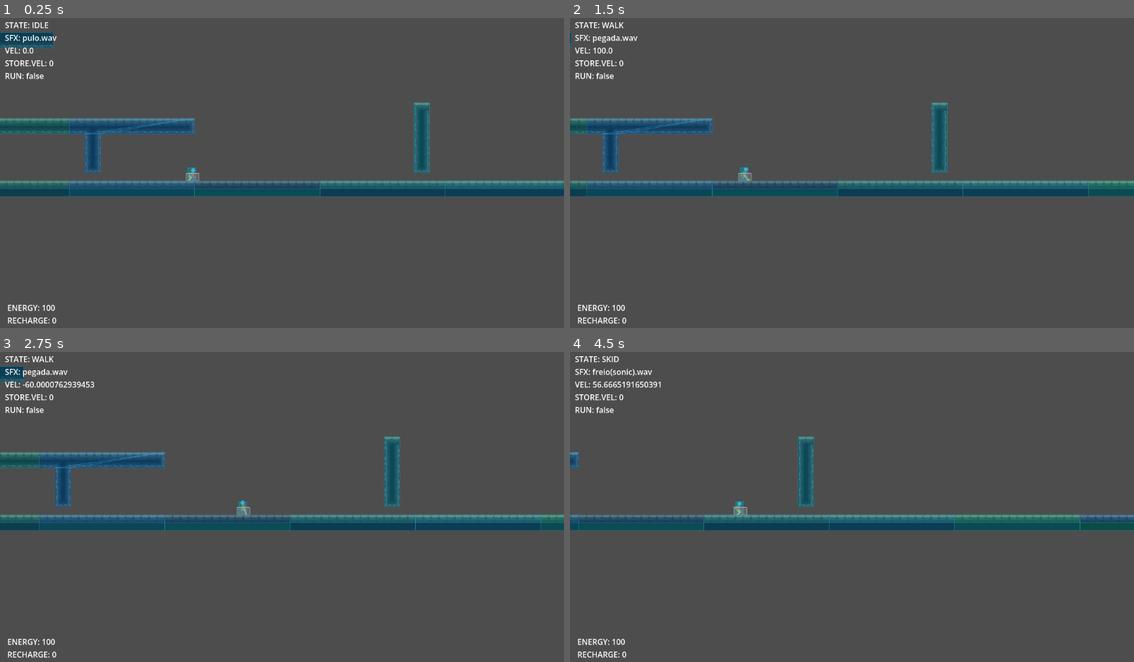
Above: before the commit, frames 1-4 (two rows, left to right).
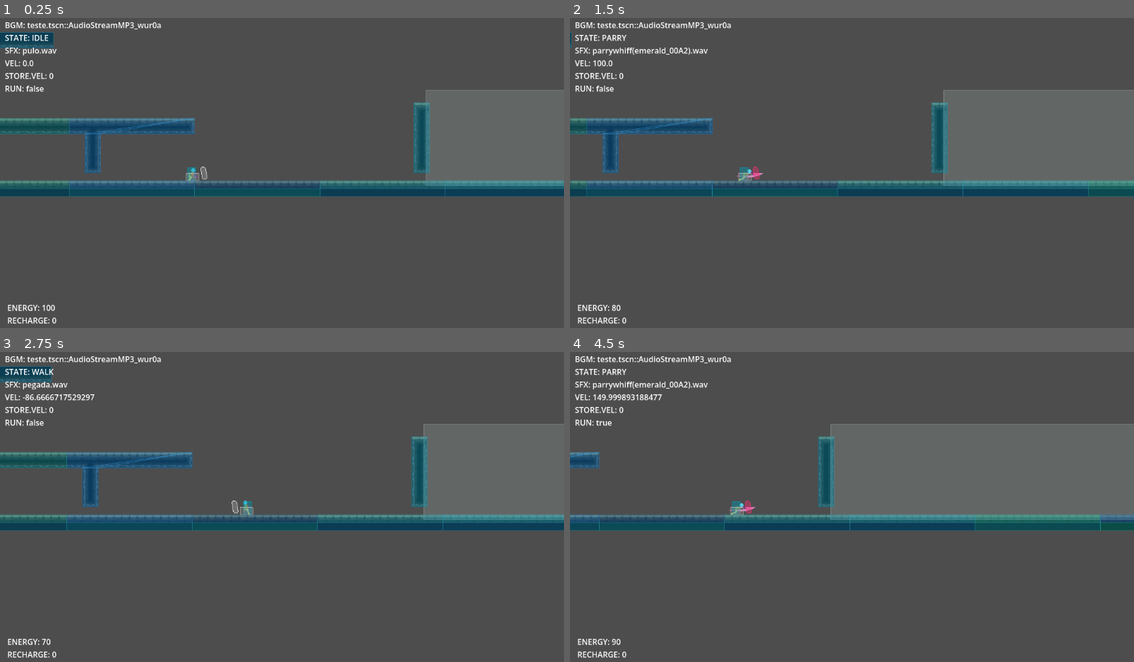
Above: after the commit, the same moments.

Repository: flanderszao/gamedev-delivery
Game: Godot game, scene res://teste.tscn
Two runs of this game, one before a commit and one after it. Both use one fixed random seed, a clock stepped at 60 frames per second and the inputs below.
Inputs (mouse positions are in pixels of both pictures, inside the frame that each line leads up to):
- Up to frame 1 (0.25 s): no input
- Up to frame 2 (1.5 s): move the mouse to (976, 157) at 0.52 s; hold Right (right) from 0.53 s (still down); tap Shift (a_button) at 0.6 s; tap Space (ui_select) at 0.77 s; tap Z (b_button, bound only after the commit) at 0.8, 1.35 s; move the mouse to (739, 188) at 1.27 s
- Up to frame 3 (2.75 s): tap Space (ui_select) at 1.52 s; tap Shift (a_button) at 1.55, 2.1 s; move the mouse to (338, 435) at 2.02 s; release Right (right) at 2.03 s; hold Left (left) from 2.03 s (still down); tap Z (b_button, bound only after the commit) at 2.3 s
- Up to frame 4 (4.5 s): move the mouse to (823, 569) at 2.77 s; release Left (left) at 2.78 s; hold Right (right) 2.78-4.28 s; tap Z (b_button, bound only after the commit) at 2.85, 3.8, 4.35 s; tap Space (ui_select) at 3.02, 3.77 s; tap Shift (a_button) at 3.05, 3.6 s; move the mouse to (1021, 553) at 3.52 s; tap 1 (debug_1, bound only after the commit) at 4.15 s; move the mouse to (682, 460) at 4.27 s; hold Left (left) from 4.28 s (still down)

The runs differ from the first frame. In frame 1, 7.9% of the frame differs, in the area x 0-100%, y 1-55%; in frame 2, 11%; in frame 3, 11%; in frame 4, 19%, in the area x 0-100%, y 1-95%.

Commit message:
Diversas mudanças, em diversos comporatmentos Mudança em alguns nomes de nodos e afins Adição preliminar de mecânica de Parry Adição de comportamento que muda posição das colisões Separação de Soundize para Script próprio em mc_sfx.gd Criação de uma área que muda aspectos do jogo Possivelmente outras coisas que esqueci de anotar

Diff:
--- /dev/null
+++ b/area1.gd
@@ -0,0 +1,39 @@
+extends Area2D
+
+@export var player_path: NodePath = ^"../Personagem"
+@export var musica_path: NodePath = ^"../MusicaDeFundo"
+@export var bgm_area1: AudioStream = preload("res://SoundsAssets/sf3alex.mp3")
+
+@onready var player: Node2D = get_node_or_null(player_path)
+@onready var musica: AudioStreamPlayer = get_node_or_null(musica_path)
+@onready var area_camera: Camera2D = $CameraArea
+
+func _ready():
+	body_entered.connect(_on_body_entered)
+	body_exited.connect(_on_body_exited)
+
+func _on_body_entered(body):
+	if body != player:
+		return
+
+	_set_player_camera(false)
+	area_camera.enabled = true
+
+	if bgm_area1 != null and musica != null and musica.stream != bgm_area1:
+		musica.stream = bgm_area1
+		musica.play()
+
+func _on_body_exited(body):
+	if body != player:
+		return
+
+	area_camera.enabled = false
+	_set_player_camera(true)
+
+func _set_player_camera(enabled: bool):
+	if player == null:
+		return
+
+	var player_camera = player.get("camera")
+	if player_camera is Camera2D:
+		player_camera.enabled = enabled
--- /dev/null
+++ b/mc_sfx.gd
@@ -0,0 +1,68 @@
+extends AudioStreamPlayer2D
+
+enum State { #estados que o personagem pode estar, relevante para sprites
+	IDLE,
+	WALK,
+	RUN,
+	SKID,
+	JUMP,
+	FRONTJUMP,
+	WALLGRAB,
+	SLIDE,
+	PARRY
+	#FALL,
+	#HURT,
+	#DEATH
+}
+
+var pulo_sfx = preload("res://SoundsAssets/pulo.wav")
+var pegada_sfx = preload("res://SoundsAssets/pegada.wav")
+var freio_sfx = preload("res://SoundsAssets/freio(sonic).wav")
+var parrywhiff_sfx = preload("res://SoundsAssets/parrywhiff(emerald_00A2).wav")
+var parryhit_sfx = preload("res://SoundsAssets/parryhit(emerald_00AF).wav")
+
+var step_timer := 0
+
+func soundize(state, state_frames, delta):
+	match state:
+		State.JUMP:
+			if state_frames == 0:
+				stream = pulo_sfx
+				play()
+
+		State.FRONTJUMP:
+			if state_frames == 0:
+				stream = pulo_sfx
+				play()
+
+		State.SKID:
+			if state_frames == 7:
+				stream = freio_sfx
+				play()
+
+		State.SLIDE:
+			if state_frames == 7:
+				stream = freio_sfx
+				play()
+
+		State.RUN:
+			step_timer -= delta
+			if step_timer <= 0:
+				stream = pegada_sfx
+				play()
+				step_timer = 20
+
+		State.WALK:
+			step_timer -= delta
+			if step_timer <= 0:
+				stream = pegada_sfx
+				play()
+				step_timer = 30
+
+		State.PARRY:
+			if state_frames == 0:
+				stream = parrywhiff_sfx
+				play()
+
+		_:
+			pass
--- /dev/null
+++ b/mc_sprites.gd
@@ -0,0 +1,54 @@
+extends AnimatedSprite2D
+
+enum State { #estados que o personagem pode estar, relevante para sprites
+	IDLE,
+	WALK,
+	RUN,
+	SKID,
+	JUMP,
+	FRONTJUMP,
+	WALLGRAB,
+	SLIDE,
+	PARRY
+	#FALL,
+	#HURT,
+	#DEATH
+}
+
+func animate(state):
+	match state:
+		State.JUMP:
+			if animation != "Jump":
+				play("Jump")
+
+		State.FRONTJUMP:
+			if animation != "FrontJump":
+				play("FrontJump")
+
+		State.WALLGRAB:
+			if animation != "WallGrab":
+				play("WallGrab")
+
+		State.SKID:
+			if animation != "Skid":
+				play("Skid")
+
+		State.SLIDE:
+			if animation != "Slide":
+				play("Slide")
+
+		State.RUN:
+			if animation != "Run":
+				play("Run")
+
+		State.WALK:
+			if animation != "Walk":
+				play("Walk")
+
+		State.PARRY:
+			if animation != "Parry":
+				play("Parry")
+
+		State.IDLE:
+			if animation != "Idle":
+				play("Idle")
--- a/personagem.gd
+++ b/personagem.gd
@@ -8,14 +8,17 @@
 @export var acceleration := 200.0 #aceleração
 @export var ground_friction := 400.0 #fricção de movimento
 @export var skid_friction := 900.0 #fricção de freio
+@export var parry_duration := 0.25 #janela de parry em segundos
 
 @export var camera_offset_x := 100
 
-@onready var sprite = $Sprites
-@onready var sfx = $SFX
-@onready var camera = $Camera
-@onready var colisao1 = $DePe
-@onready var colisao2 = $Agachado
+@onready var sprite = $mc_Sprites
+@onready var sfx = $mc_SFX
+@onready var camera = $mc_Camera
+
+@onready var caixape = $mc_DPe
+@onready var caixaagch = $mc_Agch
+@onready var caixaprry = $mc_Prry
 
 @export var wants_run = false #trava de corrida do personagem
 
@@ -27,7 +30,11 @@
 	JUMP,
 	FRONTJUMP,
 	WALLGRAB,
-	SLIDE
+	SLIDE,
+	PARRY
+	#FALL,
+	#HURT,
+	#DEATH
 }
 
 enum FACE {
@@ -35,28 +42,36 @@
 	Left
 }
 
-var pulo_sfx = preload("res://SoundsAssets/pulo.wav")
-var pegada_sfx = preload("res://SoundsAssets/pegada.wav")
-var freio_sfx = preload("res://SoundsAssets/freio(sonic).wav")
-
 @export var state = State.IDLE #estado atual do personagem
-var last_state = state #último estado do personagem
+var last_state := [State.IDLE, State.IDLE] # [0] ultimo estado (pode ser o mesmo que o atual), [1] estado anterior (não pode ser o mesmo que o atual)
 var state_frames := 0 #há quanto tempo está no mesmo state
 
 var turn_lock_time := 0.0 #trava de movimento
+var parry_time_left := 0.0 #trava de parry
+
 var stored_velocity := 0 #velocidade guardada, relevante pra momentum
-var recharge := 0.0
-var energy := 100
-
-var step_timer := 0 #para pegadas
-
-var face = FACE.Right
+
+var recharge := 0.0 #variável de recarga
+var energy := 100.0 #variável de energia
+
+var face = FACE.Right #Personagem inicia olhando para o lado direito
+var caixape_base_pos := Vector2.ZERO
+var caixaagch_base_pos := Vector2.ZERO
+var caixaprry_base_pos := Vector2.ZERO
+var collision_flip_pivot_x := 0.0 #para guardar posições das caixas de colisão
+
+func _ready():
+	caixape_base_pos = caixape.position
+	caixaagch_base_pos = caixaagch.position
+	caixaprry_base_pos = caixaprry.position
+	collision_flip_pivot_x = sprite.position.x
+	update_face(0) #guardar posição inicial das caixas de colisão
 
 func _physics_process(delta):
 	var input_direction := Input.get_axis("left", "right")
 
 	get_input()
-	update_state(input_direction)
+	update_state(input_direction, delta)
 	update_collision()
 
 	if turn_lock_time > 0:
@@ -70,27 +85,39 @@
 	move_and_slide()
 	animate()
 
-	if state == last_state:
+	if state == last_state[0]:
 		state_frames += 1
 	else:
 		state_frames = 0
-
-	last_state = state
-
-	soundize(delta)
+		last_state[1] = last_state[0]
+		last_state[0] = state
+
+	sfx.soundize(state, state_frames, delta)
 
 
 func get_input():
+	if Input.is_action_just_pressed("debug_1"):
+		energy = 100
+
+	if Input.is_action_just_pressed("b_button") and energy >= 10:
+		state = State.PARRY
+		parry_time_left = parry_duration
+		energy -= 10
+		return
+
+	if state == State.PARRY:
+		return
+
 	if Input.is_action_just_pressed("a_button"): #gatilho de corrida
 		if state == State.SLIDE and can_exit_slide():
-			state = State.RUN
+			state = State.RUN #sair de um slide para uma corrida
 		wants_run = true
 
 	if Input.is_action_pressed("down") and state == State.RUN:
 		state = State.SLIDE
 		turn_lock_time = 0.3
 
-	if Input.is_action_just_pressed("up") and is_on_floor() and energy>10: #pulo
+	if Input.is_action_just_pressed("up") and is_on_floor() and energy >= 10: #pulo
 		if state == State.SLIDE and not can_exit_slide():
 			return
 		if state == State.RUN or state == State.SLIDE:
@@ -101,9 +128,17 @@
 		velocity.y = jump_speed
 
 
-func update_state(input_direction):
-	if is_skidding(input_direction): #desativa corrida se freiar
-		wants_run = false
+func update_state(input_direction, delta):
+	#if is_skidding(input_direction): #desativa corrida se freiar
+		#wants_run = false
+
+	if state == State.PARRY:
+		parry_time_left = max(parry_time_left - delta, 0.0)
+		if parry_time_left > 0.0:
+			caixaprry.disabled = false
+			return
+		caixaprry.disabled = true
+		state = State.IDLE
 
 	if state == State.SLIDE:
 		if not is_on_floor() and energy > 10:
@@ -132,7 +167,7 @@
 			stored_velocity = abs(velocity.x)
 			return
 
-		if last_state == State.RUN:
+		if last_state[0] == State.RUN:
 				state = State.FRONTJUMP
 				return
 		elif energy > 10:
@@ -203,30 +238,27 @@
 
 	sprite.flip_h = (face == FACE.Left)
 
+	if face == FACE.Right:
+		caixape.position.x = caixape_base_pos.x
+		caixaagch.position.x = caixaagch_base_pos.x
+		caixaprry.position.x = caixaprry_base_pos.x
+	else:
+		caixape.position.x = (2.0 * collision_flip_pivot_x) - caixape_base_pos.x
+		caixaagch.position.x = (2.0 * collision_flip_pivot_x) - caixaagch_base_pos.x
+		caixaprry.position.x = (2.0 * collision_flip_pivot_x) - caixaprry_base_pos.x
+
 func update_collision():
+	#if state == State.PARRY:
+		#caixaprry.disabled = false
+	#else:
+		#caixaprry.disabled = true
+
 	if state == State.SLIDE:
-		colisao1.disabled = true
-		colisao2.disabled = false
-	else:
-		colisao1.disabled = false
-		colisao2.disabled = true
-
-
-func can_exit_slide() -> bool:
-	if not is_on_floor():
-		return true
-
-	if colisao1 == null or colisao1.shape == null:
-		return true
-
-	var params := PhysicsShapeQueryParameters2D.new()
-	params.shape = colisao1.shape
-	params.transform = colisao1.global_transform
-	params.collision_mask = collision_mask
-	params.exclude = [self]
-
-	var hits := get_world_2d().direct_space_state.intersect_shape(params, 1)
-	return hits.is_empty()
+		caixape.disabled = true
+		caixaagch.disabled = false
+	else:
+		caixape.disabled = false
+		caixaagch.disabled = true
 
 func update_camera():
 	var base = 80 if face == FACE.Right else -80
@@ -238,11 +270,11 @@
 		camera.offset.x = lerp(camera.offset.x, target, 0.1)
 
 func update_energy(delta):
+	if energy > 100:
+		energy = move_toward(energy, 100, 1 * delta)
+
 	if state == State.SKID and state_frames == 0:
-		if energy + recharge > 100:
-			energy = 100
-		else:
-			energy += int(recharge)
+		energy += int(recharge)
 		recharge = 0
 		return
 
@@ -251,6 +283,21 @@
 	elif state != State.WALLGRAB:
 		recharge = move_toward(recharge, 0, 5 * delta)
 
+func can_exit_slide() -> bool:
+	if not is_on_floor():
+		return true
+
+	if caixape == null or caixape.shape == null:
+		return true
+
+	var params := PhysicsShapeQueryParameters2D.new()
+	params.shape = caixape.shape
+	params.transform = caixape.global_transform
+	params.collision_mask = collision_mask
+	params.exclude = [self]
+
+	var hits := get_world_2d().direct_space_state.intersect_shape(params, 1)
+	return hits.is_empty()
 
 func is_skidding(input_direction):
 	if is_on_floor():
@@ -269,7 +316,7 @@
 	velocity.y = jump_speed
 
 	state = State.FRONTJUMP
-	last_state = State.RUN
+	last_state[0] = State.RUN
 	sprite.flip_h = wall_dir < 0
 	turn_lock_time = 0.2
 
@@ -288,8 +335,8 @@
 				sprite.play("WallGrab")
 
 		State.SKID:
-			if sprite.animation != "Stop":
-				sprite.play("Stop")
+			if sprite.animation != "Skid":
+				sprite.play("Skid")
 
 		State.SLIDE:
 			if sprite.animation != "Slide":
@@ -302,53 +349,12 @@
 		State.WALK:
 			if sprite.animation != "Walk":
 				sprite.play("Walk")
+
+		State.PARRY:
+			if sprite.animation != "Parry":
+				sprite.play("Parry")
 
 		State.IDLE:
 			wants_run=false
 			if sprite.animation != "Idle":
 				sprite.play("Idle")
-
-func soundize(delta):
-	match state:
-		State.JUMP:
-			if state_frames == 0:
-				sfx.stream = pulo_sfx
-				sfx.play()
-
-		State.FRONTJUMP:
-			if state_frames == 0:
-				sfx.stream = pulo_sfx
-				sfx.play()
-
-		State.WALLGRAB:
-			pass
-
-		State.SKID:
-			if state_frames == 7:
-				sfx.stream = freio_sfx
-				sfx.play()
-
-		State.SLIDE:
-			if state_frames == 7:
-				sfx.stream = freio_sfx
-				sfx.play()
-
-		State.RUN:
-			step_timer -= delta
-			if step_timer <= 0:
-				sfx.stream = pegada_sfx
-				sfx.play()
-				step_timer = 20
-
-		State.WALK:
-			step_timer -= delta
-			if step_timer <= 0:
-				sfx.stream = pegada_sfx
-				sfx.play()
-				step_timer = 30
-
-		State.IDLE:
-			pass
-
-		_:
-			pass
--- a/project.godot
+++ b/project.godot
@@ -46,6 +46,16 @@
 "events": [Object(InputEventKey,"resource_local_to_scene":false,"resource_name":"","device":-1,"window_id":0,"alt_press …(195 unchanged characters)…
 ]
 }
+b_button={
+"deadzone": 0.2,
+"events": [Object(InputEventKey,"resource_local_to_scene":false,"resource_name":"","device":-1,"window_id":0,"alt_pressed":false,"shift_pressed":false,"ctrl_pressed":false,"meta_pressed":false,"pressed":false,"keycode":0,"physical_keycode":90,"key_label":0,"unicode":122,"location":0,"echo":false,"script":null)
+]
+}
+debug_1={
+"deadzone": 0.2,
+"events": [Object(InputEventKey,"resource_local_to_scene":false,"resource_name":"","device":-1,"window_id":0,"alt_pressed":false,"shift_pressed":false,"ctrl_pressed":false,"meta_pressed":false,"pressed":false,"keycode":0,"physical_keycode":49,"key_label":0,"unicode":49,"location":0,"echo":false,"script":null)
+]
+}
 
 [physics]
 
--- a/teste.gd
+++ b/teste.gd
@@ -3,20 +3,23 @@
 @onready var player = $Personagem
 @onready var debug_label = $CanvasLayer/DebugLabel
 @onready var gameplay_label = $CanvasLayer/GameplayLabel
+
+@onready var area1 = $Area1
 @onready var musica = $MusicaDeFundo
 
 func _ready():
 	print("Level loaded")
 	get_tree().debug_collisions_hint = true
-	musica.stream = preload("res://SoundsAssets/sf3alex.mp3")
-	musica.play()
+	#musica.stream = preload("res://SoundsAssets/sf3alex.mp3")
+	#musica.play()
 
-func _process(delta):
+func _process(_delta):
 	gameplay_label.text = "ENERGY: %s\nRECHARGE: %s" % [
-		player.energy,
+		int(player.energy),
 		int(player.recharge)
 	]
-	debug_label.text = "STATE: %s\nSFX: %s\nVEL: %s\nSTORE.VEL: %s\nRUN: %s" % [
+	debug_label.text = "BGM: %s\nSTATE: %s\nSFX: %s\nVEL: %s\nSTORE.VEL: %s\nRUN: %s" % [
+		get_bgm_name(),
 		get_state_name(),
 		get_sfx_name(),
 		player.velocity.x,
@@ -34,6 +37,7 @@
 		player.State.FRONTJUMP: return "FRONTJUMP"
 		player.State.WALLGRAB: return "WALLGRAB"
 		player.State.SLIDE: return "SLIDE"
+		player.State.PARRY: return "PARRY"
 	return "UNKNOWN"
 
 func get_sfx_name():
@@ -41,3 +45,9 @@
 	if stream == null:
 		return "NONE"
 	return stream.resource_path.get_file()
+
+func get_bgm_name():
+	var stream = musica.stream
+	if stream == null:
+		return "NONE"
+	return stream.resource_path.get_file()
--- a/teste.tscn
+++ b/teste.tscn
@@ -13,8 +13,12 @@
 [ext_resource type="Texture2D" uid="uid://b3uunvfoomh5o" path="res://SpriteWork/2D-Pixel-Art-Character-Template/Dash/dash.png" id="6_ul6x0"]
 [ext_resource type="Texture2D" uid="uid://b5wywobjh5fos" path="res://Tiles/GandalfHardcore City Tiles/Building Tiles 32x32.png" id="7_ddwwg"]
 [ext_resource type="Texture2D" uid="uid://bbq1ww5jbjfka" path="res://SpriteWork/2D-Pixel-Art-Character-Template/Hurt-Damaged/Player Hurt 48x48.png" id="7_wur0a"]
+[ext_resource type="Texture2D" uid="uid://8qs514s2xom6" path="res://SpriteWork/2D-Pixel-Art-Character-Template/Katana Attack-Sheathe/player katana attack-sheathe 80x64.png" id="9_b8d7n"]
 [ext_resource type="Texture2D" uid="uid://bpogwxva0s5n4" path="res://SpriteWork/2D-Pixel-Art-Character-Template/Wall Land/player wall land 48x48.png" id="10_suirj"]
 [ext_resource type="Texture2D" uid="uid://4kea8kj0xdhs" path="res://SpriteWork/2D-Pixel-Art-Character-Template/Slide/Player Slide 48x48.png" id="13_wur0a"]
+[ext_resource type="Script" uid="uid://gex4itwc6dvo" path="res://mc_sfx.gd" id="15_63wb4"]
+[ext_resource type="Script" uid="uid://v2hai1allj4g" path="res://mc_sprites.gd" id="15_gir6c"]
+[ext_resource type="Script" uid="uid://cwvyb0umlf1ok" path="res://area1.gd" id="19_46aar"]
 
 [sub_resource type="AtlasTexture" id="AtlasTexture_qshiq"]
 atlas = ExtResource("3_nh4wr")
@@ -168,6 +172,22 @@
 atlas = ExtResource("3_cgmdw")
 region = Rect2(48, 0, 48, 48)
 
+[sub_resource type="AtlasTexture" id="AtlasTexture_upsst"]
+atlas = ExtResource("9_b8d7n")
+region = Rect2(0, 0, 80, 64)
+
+[sub_resource type="AtlasTexture" id="AtlasTexture_xxucl"]
+atlas = ExtResource("9_b8d7n")
+region = Rect2(80, 0, 80, 64)
+
+[sub_resource type="AtlasTexture" id="AtlasTexture_kjpkr"]
+atlas = ExtResource("9_b8d7n")
+region = Rect2(160, 0, 80, 64)
+
+[sub_resource type="AtlasTexture" id="AtlasTexture_5y1qs"]
+atlas = ExtResource("9_b8d7n")
+region = Rect2(240, 0, 80, 64)
+
 [sub_resource type="AtlasTexture" id="AtlasTexture_63wb4"]
 atlas = ExtResource("3_4iivt")
 region = Rect2(0, 0, 48, 48)
@@ -200,6 +220,22 @@
 atlas = ExtResource("3_4iivt")
 region = Rect2(336, 0, 48, 48)
 
+[sub_resource type="AtlasTexture" id="AtlasTexture_mgfjd"]
+atlas = ExtResource("6_ul6x0")
+region = Rect2(240, 0, 48, 48)
+
+[sub_resource type="AtlasTexture" id="AtlasTexture_vo20h"]
+atlas = ExtResource("6_ul6x0")
+region = Rect2(288, 0, 48, 48)
+
+[sub_resource type="AtlasTexture" id="AtlasTexture_4vq13"]
+atlas = ExtResource("6_ul6x0")
+region = Rect2(336, 0, 48, 48)
+
+[sub_resource type="AtlasTexture" id="AtlasTexture_5mp7k"]
+atlas = ExtResource("6_ul6x0")
+region = Rect2(384, 0, 48, 48)
+
 [sub_resource type="AtlasTexture" id="AtlasTexture_vx2oq"]
 atlas = ExtResource("13_wur0a")
 region = Rect2(0, 0, 48, 48)
@@ -231,22 +267,6 @@
 [sub_resource type="AtlasTexture" id="AtlasTexture_qswjd"]
 atlas = ExtResource("13_wur0a")
 region = Rect2(336, 0, 48, 48)
-
-[sub_resource type="AtlasTexture" id="AtlasTexture_mgfjd"]
-atlas = ExtResource("6_ul6x0")
-region = Rect2(240, 0, 48, 48)
-
-[sub_resource type="AtlasTexture" id="AtlasTexture_vo20h"]
-atlas = ExtResource("6_ul6x0")
-region = Rect2(288, 0, 48, 48)
-
-[sub_resource type="AtlasTexture" id="AtlasTexture_4vq13"]
-atlas = ExtResource("6_ul6x0")
-region = Rect2(336, 0, 48, 48)
-
-[sub_resource type="AtlasTexture" id="AtlasTexture_5mp7k"]
-atlas = ExtResource("6_ul6x0")
-region = Rect2(384, 0, 48, 48)
 
 [sub_resource type="AtlasTexture" id="AtlasTexture_jpnjb"]
 atlas = ExtResource("4_cgmdw")
@@ -464,6 +484,23 @@
 }, {
 "frames": [{
 "duration": 1.0,
+"texture": SubResource("AtlasTexture_upsst")
+}, {
+"duration": 1.0,
+"texture": SubResource("AtlasTexture_xxucl")
+}, {
+"duration": 1.0,
+"texture": SubResource("AtlasTexture_kjpkr")
+}, {
+"duration": 1.5,
+"texture": SubResource("AtlasTexture_5y1qs")
+}],
+"loop": false,
+"name": &"Parry",
+"speed": 12.0
+}, {
+"frames": [{
+"duration": 1.0,
 "texture": SubResource("AtlasTexture_63wb4")
 }, {
 "duration": 1.0,
@@ -493,6 +530,23 @@
 }, {
 "frames": [{
 "duration": 1.0,
+"texture": SubResource("AtlasTexture_mgfjd")
+}, {
+"duration": 1.0,
+"texture": SubResource("AtlasTexture_vo20h")
+}, {
+"duration": 1.0,
+"texture": SubResource("AtlasTexture_4vq13")
+}, {
+"duration": 1.0,
+"texture": SubResource("AtlasTexture_5mp7k")
+}],
+"loop": false,
+"name": &"Skid",
+"speed": 4.0
+}, {
+"frames": [{
+"duration": 1.0,
 "texture": SubResource("AtlasTexture_vx2oq")
 }, {
 "duration": 1.0,
@@ -519,23 +573,6 @@
 "loop": true,
 "name": &"Slide",
 "speed": 5.0
-}, {
-"frames": [{
-"duration": 1.0,
-"texture": SubResource("AtlasTexture_mgfjd")
-}, {
-"duration": 1.0,
-"texture": SubResource("AtlasTexture_vo20h")
-}, {
-"duration": 1.0,
-"texture": SubResource("AtlasTexture_4vq13")
-}, {
-"duration": 1.0,
-"texture": SubResource("AtlasTexture_5mp7k")
-}],
-"loop": false,
-"name": &"Stop",
-"speed": 4.0
 }, {
 "frames": [{
 "duration": 1.0,
@@ -590,13 +627,17 @@
 "speed": 5.0
 }]
 
+[sub_resource type="AudioStreamPlaylist" id="AudioStreamPlaylist_nh4wr"]
+
 [sub_resource type="RectangleShape2D" id="RectangleShape2D_3m8kk"]
 size = Vector2(16, 27)
 
 [sub_resource type="RectangleShape2D" id="RectangleShape2D_wur0a"]
 size = Vector2(26, 15)
 
-[sub_resource type="AudioStreamPlaylist" id="AudioStreamPlaylist_nh4wr"]
+[sub_resource type="CapsuleShape2D" id="CapsuleShape2D_gir6c"]
+radius = 5.0
+height = 26.0
 
 [sub_resource type="TileSetAtlasSource" id="TileSetAtlasSource_ul6x0"]
 resource_name = "terreno"
@@ -1550,6 +1591,9 @@
 
 [sub_resource type="AudioStreamMP3" id="AudioStreamMP3_wur0a"]
 
+[sub_resource type="RectangleShape2D" id="RectangleShape2D_gir6c"]
+size = Vector2(944, 195)
+
 [node name="Main" type="Node2D" unique_id=1087216480]
 script = ExtResource("1_ddwwg")
 
@@ -1557,29 +1601,38 @@
 position = Vector2(352, 131)
 script = ExtResource("2_ddwwg")
 
-[node name="Sprites" type="AnimatedSprite2D" parent="Personagem" unique_id=1475663242]
+[node name="mc_Sprites" type="AnimatedSprite2D" parent="Personagem" unique_id=1475663242]
 position = Vector2(238, 172)
 sprite_frames = SubResource("SpriteFrames_guoat")
-animation = &"FrontJump"
-frame = 7
+animation = &"Parry"
+frame = 3
 frame_progress = 1.0
-
-[node name="DePe" type="CollisionShape2D" parent="Personagem" unique_id=128202204]
+script = ExtResource("15_gir6c")
+
+[node name="mc_SFX" type="AudioStreamPlayer2D" parent="Personagem" unique_id=1967733334]
+position = Vector2(233, 174)
+stream = SubResource("AudioStreamPlaylist_nh4wr")
+max_polyphony = 8
+script = ExtResource("15_63wb4")
+
+[node name="mc_Camera" type="Camera2D" parent="Personagem" unique_id=1812136551]
+position = Vector2(357, 171)
+
+[node name="mc_DPe" type="CollisionShape2D" parent="Personagem" unique_id=128202204]
 position = Vector2(236, 174)
 shape = SubResource("RectangleShape2D_3m8kk")
 
-[node name="Agachado" type="CollisionShape2D" parent="Personagem" unique_id=1948281672]
+[node name="mc_Agch" type="CollisionShape2D" parent="Personagem" unique_id=1948281672]
 position = Vector2(238, 180.5)
 shape = SubResource("RectangleShape2D_wur0a")
 disabled = true
 
-[node name="SFX" type="AudioStreamPlayer2D" parent="Personagem" unique_id=1967733334]
-position = Vector2(233, 174)
-stream = SubResource("AudioStreamPlaylist_nh4wr")
-max_polyphony = 8
-
-[node name="Camera" type="Camera2D" parent="Personagem" unique_id=1812136551]
-position = Vector2(357, 171)
+[node name="mc_Prry" type="CollisionShape2D" parent="Personagem" unique_id=2033699322]
+position = Vector2(261, 172)
+skew = -0.15707964
+shape = SubResource("CapsuleShape2D_gir6c")
+disabled = true
+debug_color = Color(0.93402207, 0.19424686, 0.4346357, 0.41960785)
 
 [node name="TileMaps" type="TileMapLayer" parent="." unique_id=341454010]
 position = Vector2(338, 336)
@@ -1606,3 +1659,17 @@
 stream = SubResource("AudioStreamMP3_wur0a")
 volume_db = -25.0
 parameters/looping = true
+
+[node name="Area1" type="Area2D" parent="." unique_id=1684195469]
+position = Vector2(1028, 310)
+script = ExtResource("19_46aar")
+
+[node name="EscopoArea" type="CollisionShape2D" parent="Area1" unique_id=404358752]
+position = Vector2(511, -77.5)
+shape = SubResource("RectangleShape2D_gir6c")
+debug_color = Color(0.50474274, 0.54634416, 0.5424613, 0.41960785)
+
+[node name="CameraArea" type="Camera2D" parent="Area1" unique_id=490950146]
+position = Vector2(514, -65)
+enabled = false
+zoom = Vector2(1.2, 1.2)
Not shown, removed: SoundsAssets/parry.ogg.import
Not shown, added: SoundsAssets/parryhit(emerald_00AF).wav.import
Not shown, added: SoundsAssets/parrywhiff(emerald_00A2).wav.import
Not shown, added: SoundsAssets/sf3alex.mp3.import
Not shown, added: area1.gd.uid
Not shown, added: mc_sfx.gd.uid
Not shown, added: mc_sprites.gd.uid
Not shown, removed: SoundsAssets/parry.ogg
Not shown, added: SoundsAssets/parryhit(emerald_00AF).wav
Not shown, added: SoundsAssets/parrywhiff(emerald_00A2).wav
Not shown, changed: SoundsAssets/sf3alex.mp3
Not shown, changed: capture.avi
(and 2 more such lines)
